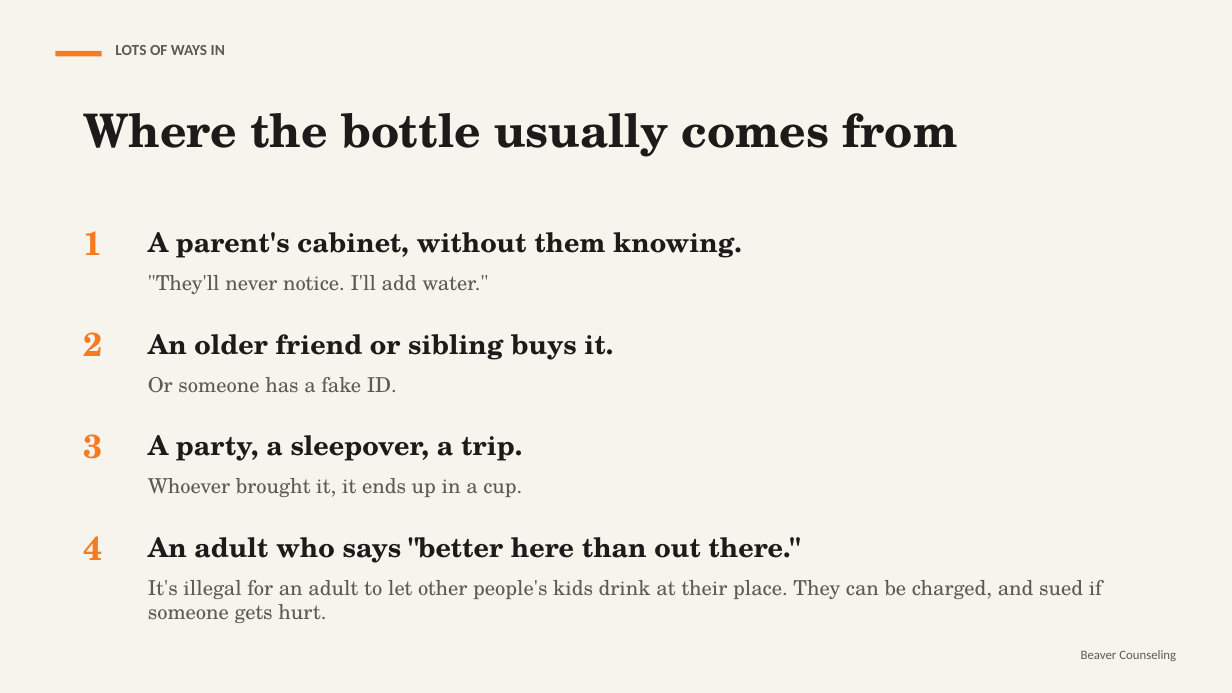
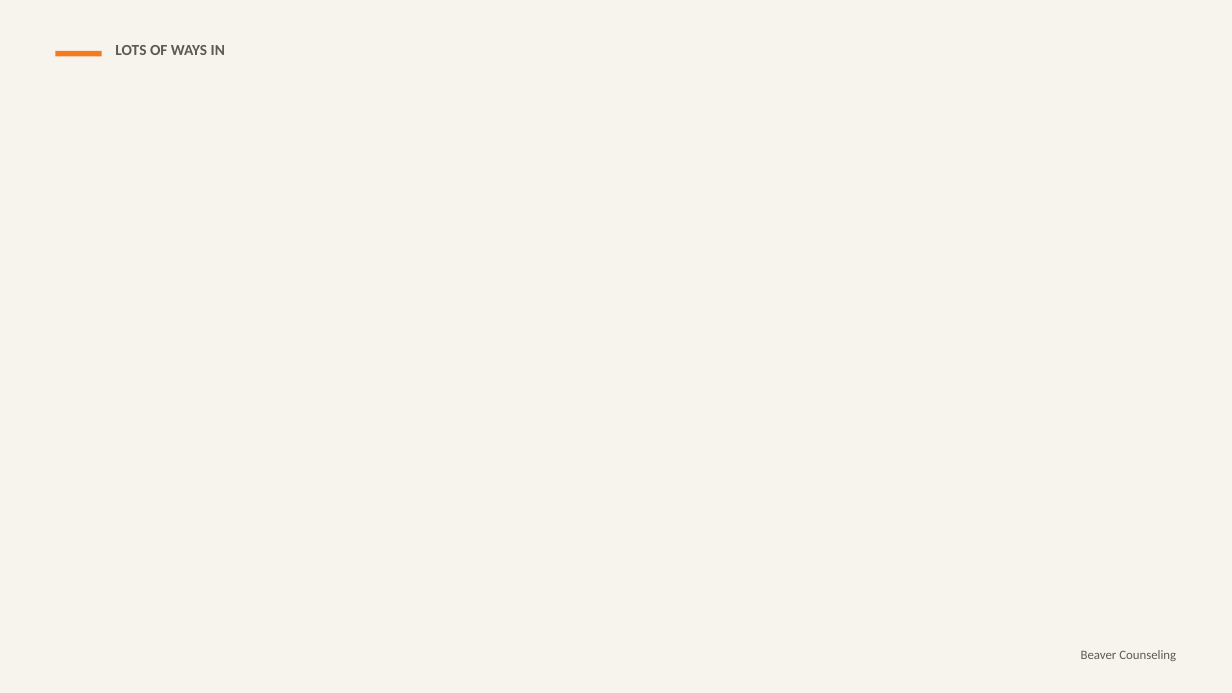
Before and after one commit to rmwtoolkit/bcds-toolkit, a slide deck: slide 8 of decks/alcohol-and-your-brain-lesson-v2.pptx (slide 7 before the commit). Drawn at 1232x693 pixels with LibreOffice and Linux fonts; fonts in the diff are those of the drawing; background and template pictures are left out. Boxes give left, top, right and bottom in pixels: in the first picture for what was removed or moved away, otherwise in the second. Text is boxed around its words. In the diff, an @@ line names an element or a change of style, - is before the commit and + after.

```diff
--- a/decks/alcohol-and-your-brain-lesson-v2.pptx
+++ b/decks/alcohol-and-your-brain-lesson-v2.pptx
@@ text removed at (x1=83, y1=113, x2=958, y2=157) @@
-Where the bottle usually comes from
@@ text removed at (x1=83, y1=231, x2=102, y2=255) @@
-1
@@ text removed at (x1=148, y1=232, x2=741, y2=294) @@
-A parent's cabinet, without them knowing.
-"They'll never notice. I'll add water."
@@ text removed at (x1=83, y1=332, x2=102, y2=356) @@
-2
@@ text removed at (x1=148, y1=334, x2=613, y2=393) @@
-An older friend or sibling buys it.
-Or someone has a fake ID.
@@ text removed at (x1=83, y1=434, x2=102, y2=459) @@
-3
@@ text removed at (x1=148, y1=435, x2=522, y2=497) @@
-A party, a sleepover, a trip.
-Whoever brought it, it ends up in a cup.
@@ text removed at (x1=83, y1=536, x2=102, y2=560) @@
-4
@@ text removed at (x1=148, y1=537, x2=1102, y2=623) @@
-An adult who says "better here than out there."
-It's illegal for an adult to let other people's kids drink at their place. They can be charged, and sued if someone gets hurt.
```
Also in this commit, not shown: 6 other slides changed, 16 slides added, 5 slides removed, 5 other files.
